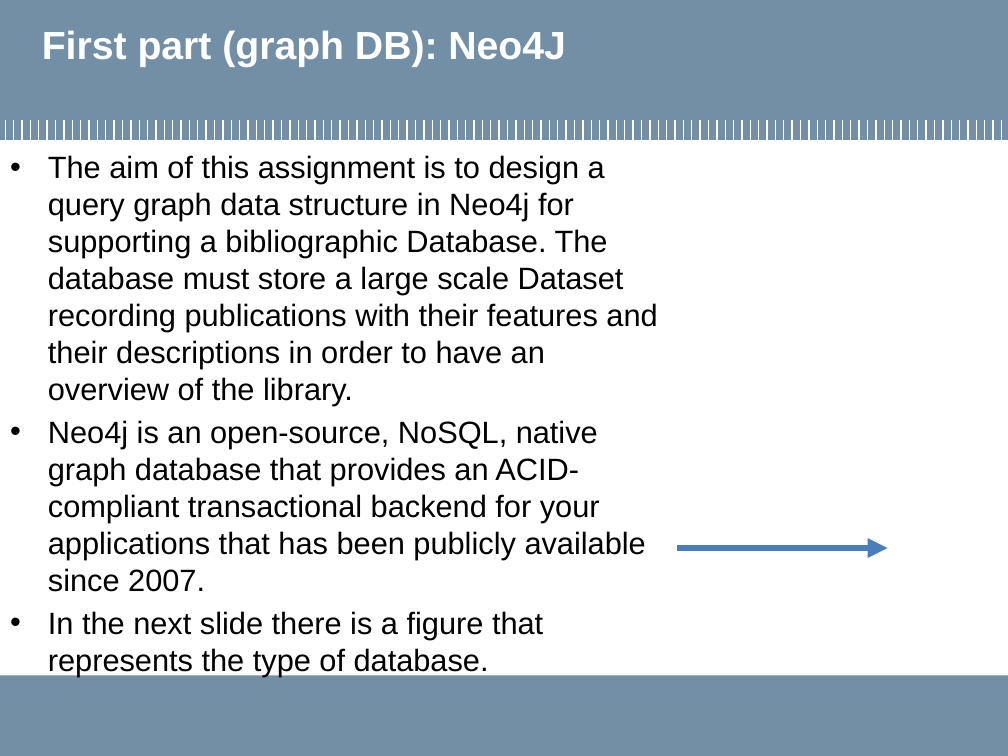
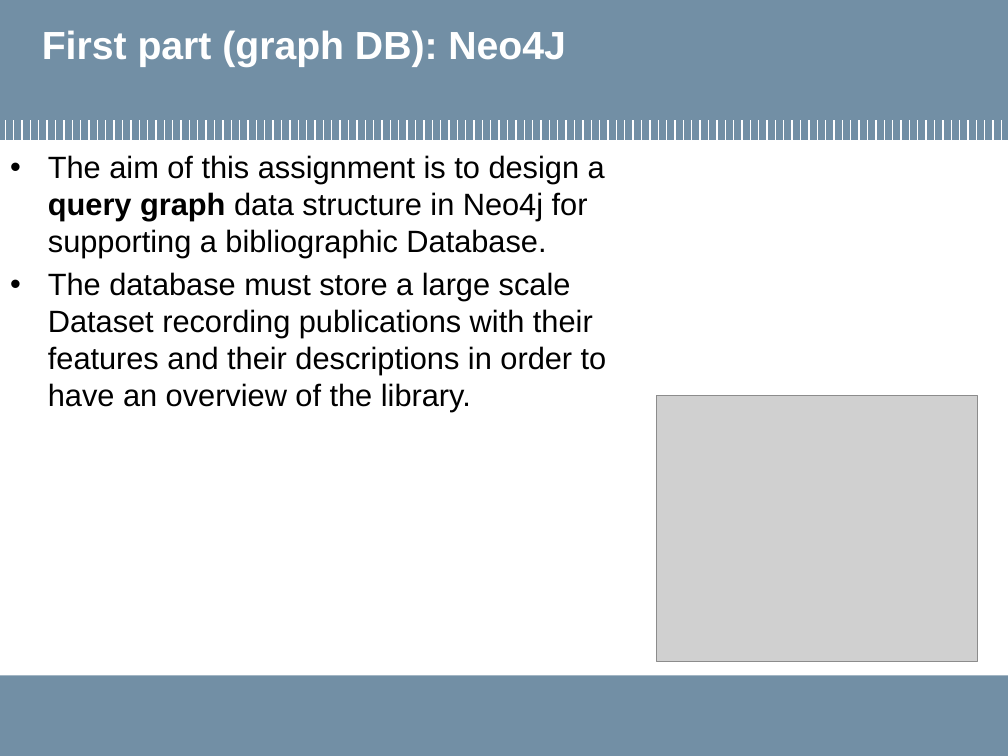
Before and after one commit to MarcoLucaPrevitera/BigData-Project, a slide deck: slide 17 of Presentation/FinalPresentation.pptx (slide 7 before the commit). Drawn at 1008x756 pixels with LibreOffice and Linux fonts; fonts in the diff are those of the drawing; grey boxes stand for pictures; background and template pictures are left out. Boxes give left, top, right and bottom in pixels: in the first picture for what was removed or moved away, otherwise in the second. Text is boxed around its words. In the diff, an @@ line names an element or a change of style, - is before the commit and + after.

```diff
--- a/Presentation/FinalPresentation.pptx
+++ b/Presentation/FinalPresentation.pptx
@@ text at (48,155,607,412): text changed @@
-• The aim of this assignment is to design a query graph data structure in Neo4j for supporting a bibliographic Database. The database must store a large scale Dataset recording publications with their features and their descriptions in order to have an overview of the library.
-• Neo4j is an open-source, NoSQL, native graph database that provides an ACID-compliant transactional backend for your applications that has been publicly available since 2007.
-• In the next slide there is a figure that represents the type of database.
+• The aim of this assignment is to design a query graph data structure in Neo4j for supporting a bibliographic Database.
+• The database must store a large scale Dataset recording publications with their features and their descriptions in order to have an overview of the library.
@@ picture added at (656,396,978,661) @@
@@ arrow removed from (677, 548) to (887, 548) @@
```
Also in this commit, not shown: 9 other slides changed, 24 slides added, 6 slides removed, 10 other files.
